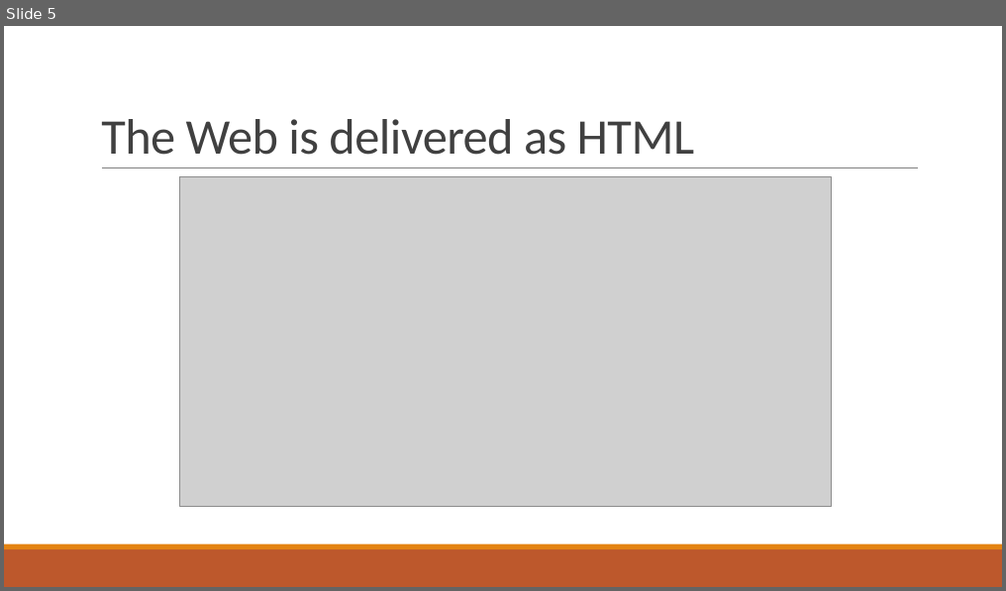
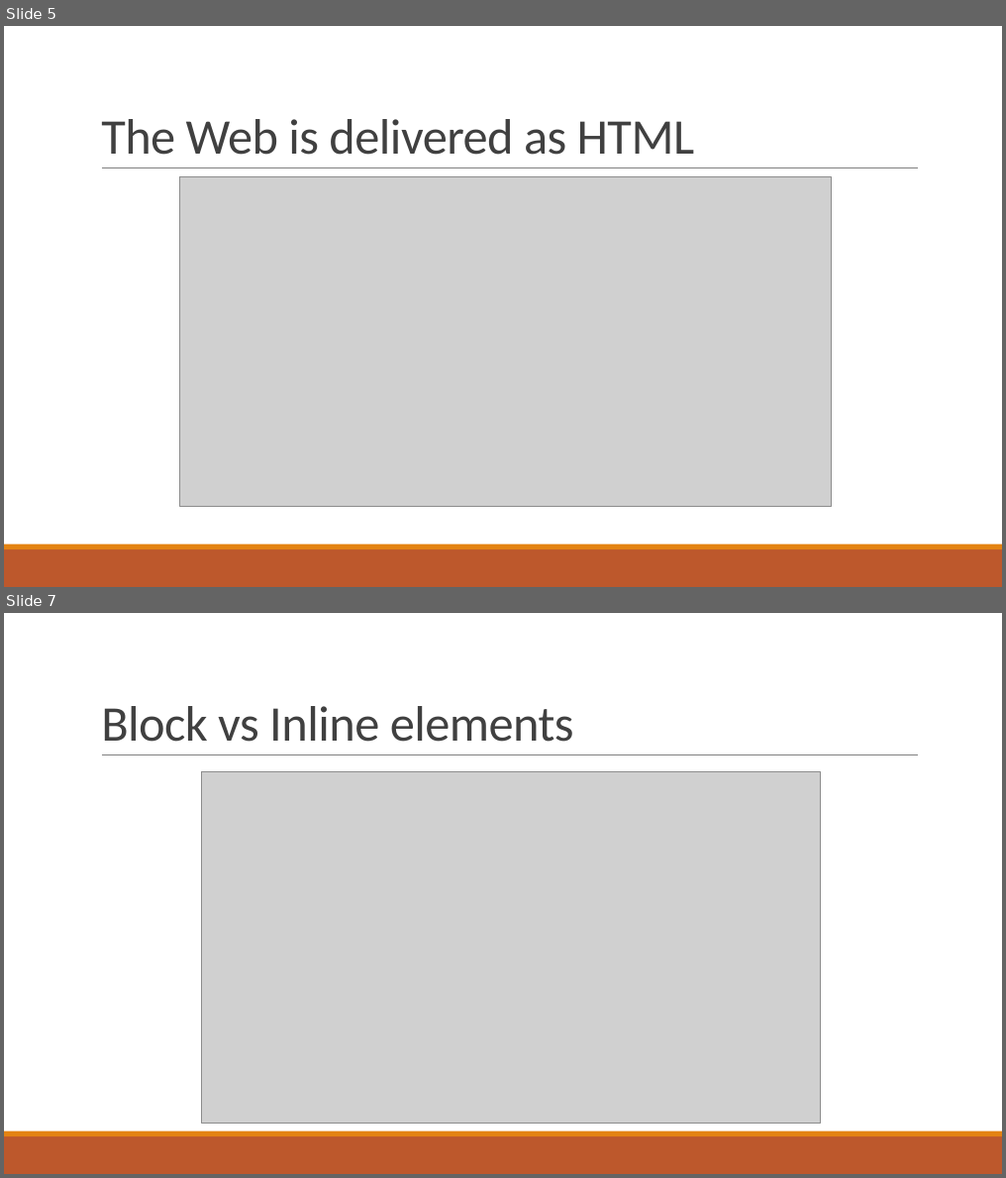
Before and after one commit to hmqcnoesy/booknotes, a slide deck: Web/AngleBrackets.pptx. Shown one above the other, each under a label of ours: slide 5 before the commit, slides 5 and 7 after it; the slides between them are not shown. The pictures are 1006x591 and 1006x1178 pixels, drawn with LibreOffice and Linux fonts; fonts in the diff are those of the drawing; grey boxes stand for pictures. Boxes give left, top, right and bottom in pixels: in the first picture for what was removed or moved away, otherwise in the second. Text is boxed around its words. In the diff, an @@ line names an element or a change of style, - is before the commit and + after.

```diff
--- a/Web/AngleBrackets.pptx
+++ b/Web/AngleBrackets.pptx
@@ slide 7 added at (4, 613, 1002, 1174), background #FFFFFF; not listed: 3 template elements that a slide beside it also shows @@
@@ title added at (101, 706, 574, 742), 48 pt, text #404040 @@
+Block vs Inline elements
@@ picture added at (202, 771, 821, 1124) @@
```
Also in this commit, not shown: 11 other slides added.
